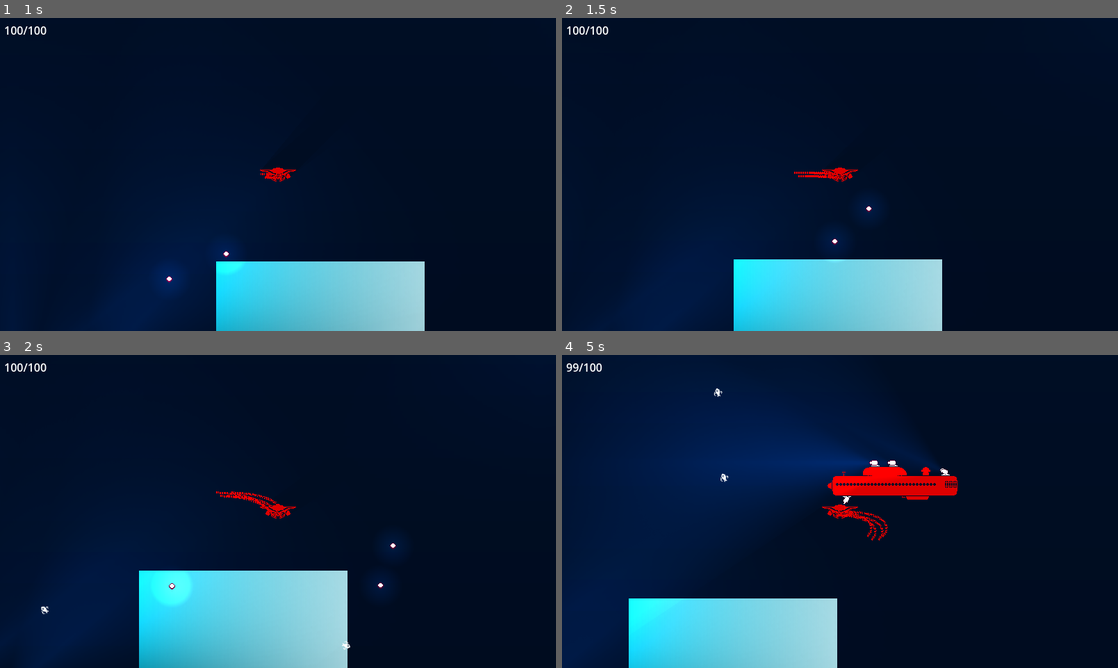
Above: before the commit, frames 1-4 (two rows, left to right).
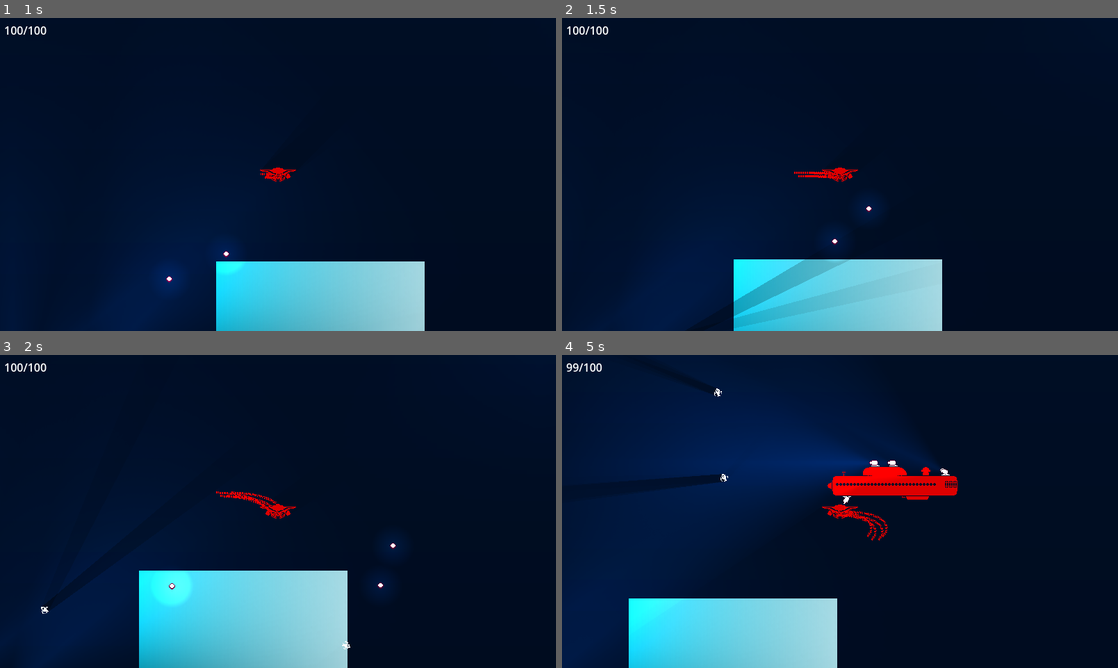
Above: after the commit, the same moments.

Repository: sialiss/GMTK-gamejam2023
Game: Godot game, scene res://Scenes/Sea/Sea.tscn
Same seed, same stepped clock (60 frames per second), same inputs: the game is played once before the commit and once after it.
Inputs:
- Up to frame 1 (1 s): hold D (move_right) from 0.53 s (still down)
- Up to frame 2 (1.5 s): release D (move_right) at 1.28 s; hold S (move_down) from 1.28 s (still down)
- Up to frame 3 (2 s): keep holding S (move_down)
- Up to frame 4 (5 s): release S (move_down) at 2.03 s; hold D (move_right) 2.03-2.78 s; hold W (move_up) 2.78-3.53 s; hold A (move_left) from 3.53 s (still down)

Frame 1 is identical in both runs. In frame 2, 1.3% of the frame differs, in the area x 22-52%, y 77-100%; in frame 3, less than 0.1%; in frame 4, 0.4%.

Commit message:
more shadows!

Diff:
--- a/Scenes/Enemies/Fish/EnemyFish.tscn
+++ b/Scenes/Enemies/Fish/EnemyFish.tscn
@@ -28,7 +28,11 @@
 "swim": SubResource("Animation_imk58")
 }
 
+[sub_resource type="OccluderPolygon2D" id="OccluderPolygon2D_ma4vj"]
+polygon = PackedVector2Array(0, -5, 1, -5, 1, -4, 2, -4, 2, -2, 1, -2, 1, -1, 0, -1, 0, 0, -5, 0, -5, -1, -7, -1, -7, -2, -8, -2, -8, -1, -10, -1, -10, -2, -9, -2, -9, -4, -10, -4, -10, -5, -8, -5, -8, -4, -7, -4, -7, -5, -5, -5, -5, -6, 0, -6)
+
 [node name="RigidBody2D" type="RigidBody2D"]
+texture_filter = 1
 collision_layer = 16
 gravity_scale = 0.0
 script = ExtResource("1_0b6co")
@@ -48,3 +52,7 @@
 libraries = {
 "": SubResource("AnimationLibrary_m6k3j")
 }
+
+[node name="LightOccluder2D" type="LightOccluder2D" parent="."]
+position = Vector2(4.5, 3)
+occluder = SubResource("OccluderPolygon2D_ma4vj")
Not shown: 1 places in Scenes/Enemies/Fish/EnemyFish.tscn that only renumber resources
